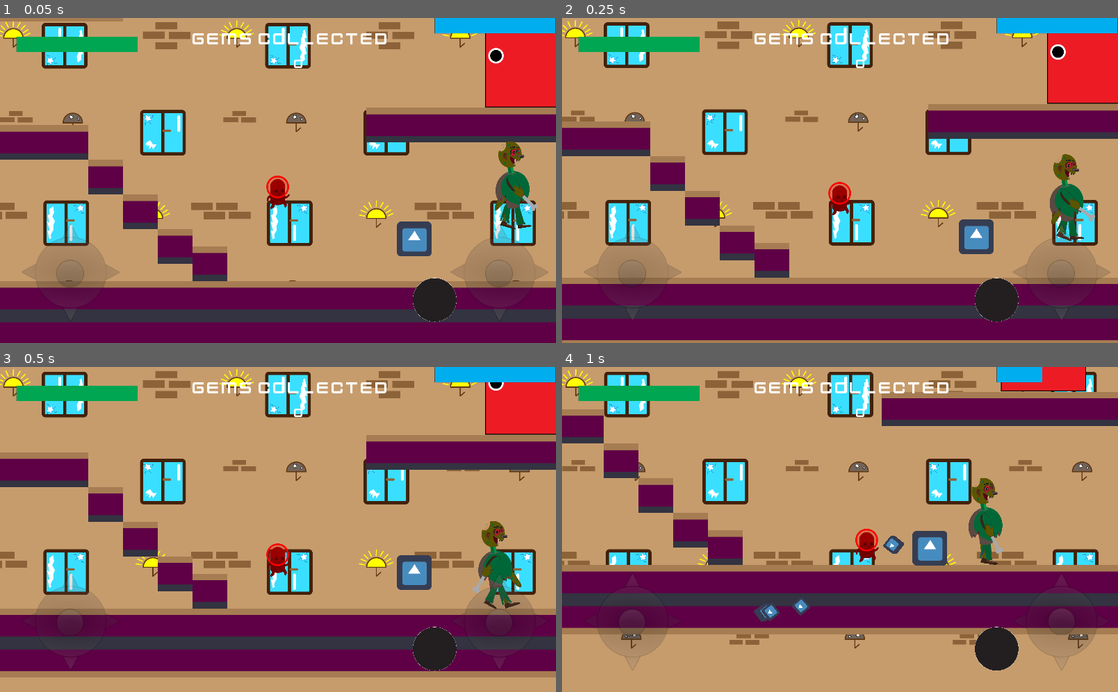
Above: before the commit, frames 1-4 (two rows, left to right).
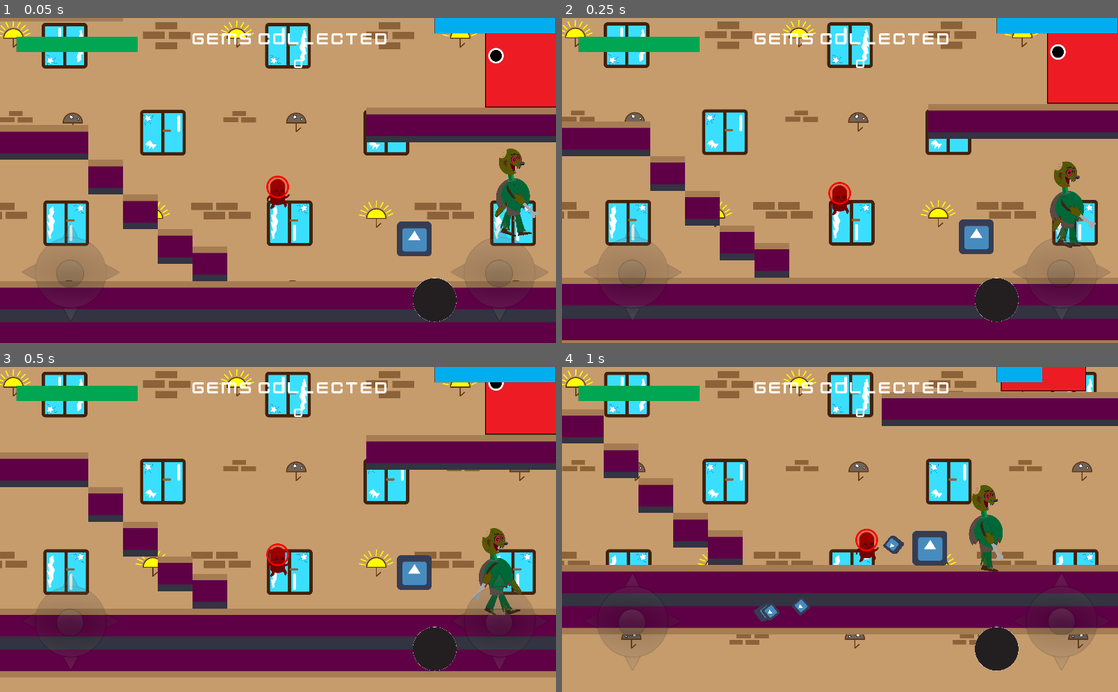
Above: after the commit, the same moments.

Repository: Tomisin127/Enigmatic-Games
Game: Godot game, scene res://scenes/level1.tscn
The game is run twice, just before and just after one commit, with the same random seed, the same clock (stepped at 60 frames per second) and the same inputs. The engine's default icon, where the game draws it, is replaced by a stand-in: a white triangle on a blue panel in a dark square.
Inputs (mouse positions are in pixels of both pictures, inside the frame that each line leads up to):
- Up to frame 1 (0.05 s): no input
- Up to frame 2 (0.25 s): no input
- Up to frame 3 (0.5 s): no input
- Up to frame 4 (1 s): tap Enter (ui_accept) at 0.5, 0.77 s; move the mouse to (962, 513) at 0.52 s; hold Right (ui_right) from 0.53 s (still down); click (962, 513) at 0.67 s

The runs differ from the first frame. In frame 1, 1.0% of the frame differs, in the area x 89-97%, y 38-68%; in frame 2, 1.0%; in frame 3, 1.0%, in the area x 85-94%, y 47-77%; in frame 4, 0.9%.

Commit message:
resize parts

Diff:
--- a/heights_of_glory/heights_of_glory/scenes/enemy.tscn
+++ b/heights_of_glory/heights_of_glory/scenes/enemy.tscn
@@ -35,7 +35,7 @@
 shape = SubResource( 1 )
 
 [node name="enemyBody_Part" parent="zombie" instance=ExtResource( 3 )]
-position = Vector2( -8.65289, 5.76855 )
+position = Vector2( -7.8288, 18.9539 )
 scale = Vector2( 0.25, 0.25 )
 
 [node name="physics_collision" type="CollisionShape2D" parent="."]
